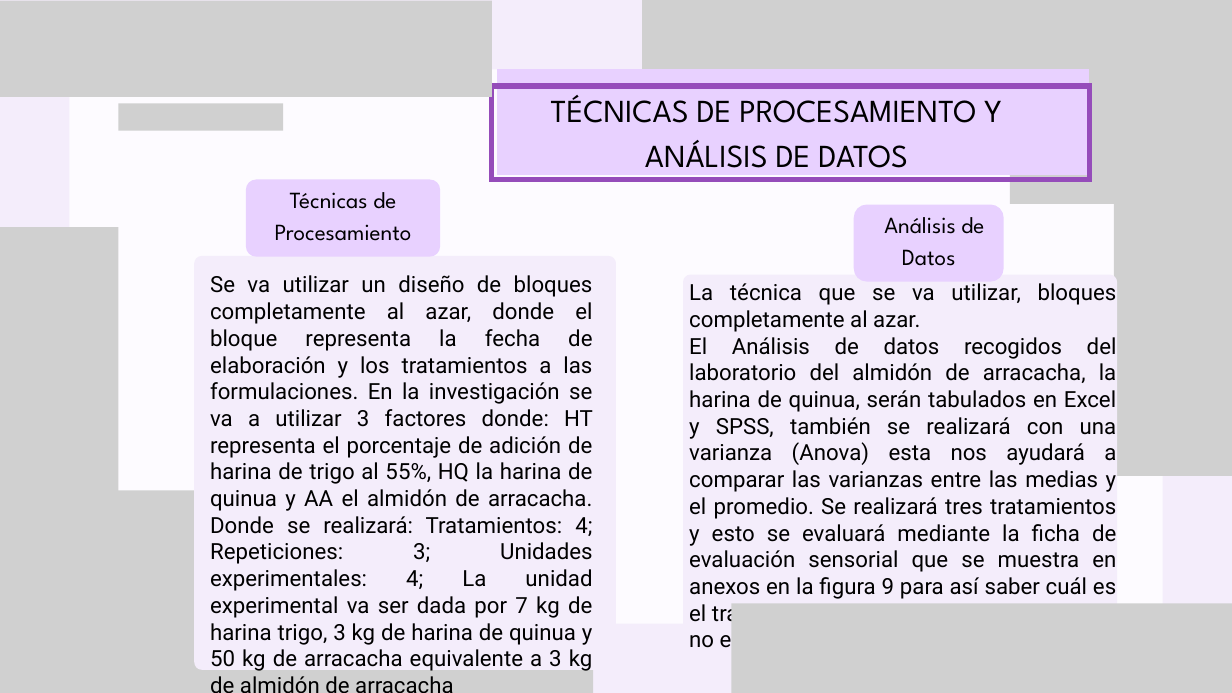
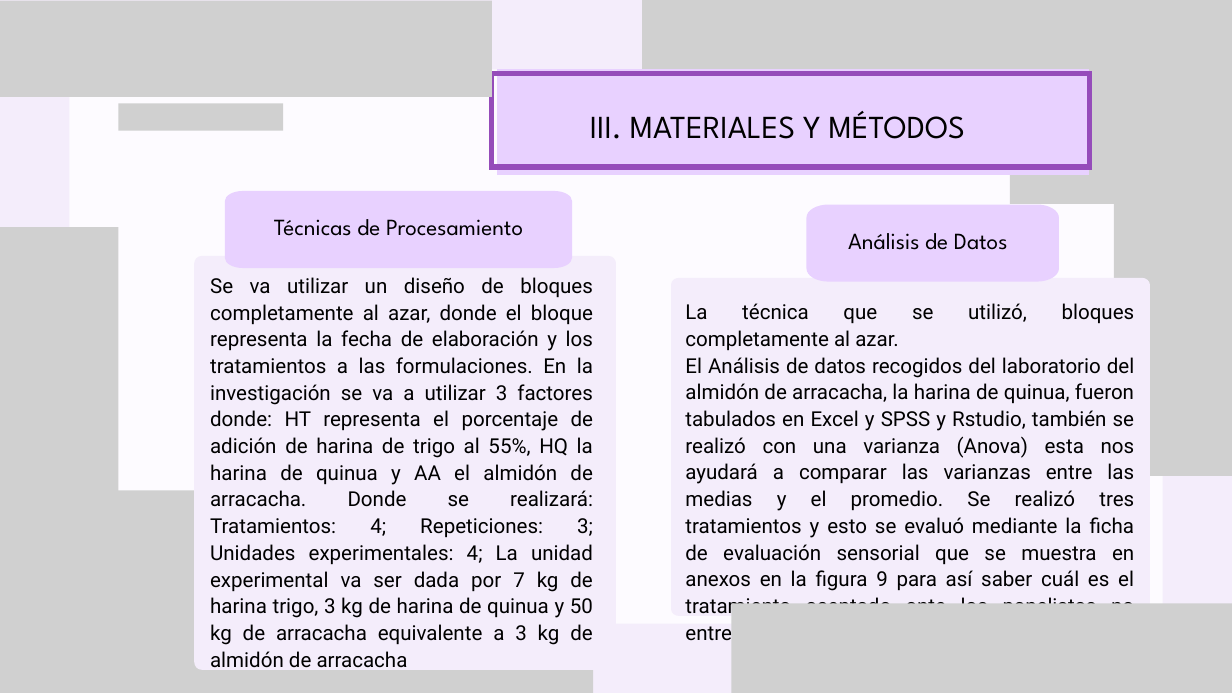
Before and after one commit to Rociom570/Datos-Unidad-II, a slide deck: slide 4 of Tarea II.pptx (slide 6 before the commit). Drawn at 1232x693 pixels with LibreOffice and Linux fonts; fonts in the diff are those of the drawing; grey boxes stand for pictures. Boxes give left, top, right and bottom in pixels: in the first picture for what was removed or moved away, otherwise in the second. Text is boxed around its words. In the diff, an @@ line names an element or a change of style, - is before the commit and + after.

```diff
--- a/Tarea II.pptx
+++ b/Tarea II.pptx
@@ freeform shape: place and size @@
-freeform shape at box(492, 86, 1089, 180)
+freeform shape at box(492, 73, 1089, 167)
@@ text at box(590, 111, 965, 139): text changed @@
-TÉCNICAS DE PROCESAMIENTO Y ANÁLISIS DE DATOS
+III. MATERIALES Y MÉTODOS
@@ text "Técnicas de Procesamiento" rewrapped from box(275, 192, 412, 241) to box(274, 219, 523, 236) @@
@@ freeform shape: place and size @@
-freeform shape at box(246, 179, 440, 256)
+freeform shape at box(225, 191, 572, 268)
@@ text "Análisis de Datos" rewrapped from box(884, 217, 984, 266) to box(848, 233, 1008, 250) @@
@@ freeform shape: place and size @@
-freeform shape at box(854, 205, 1003, 282)
+freeform shape at box(806, 205, 1059, 282)
@@ text "Se va utilizar un diseño ..." at box(210, 277, 593, 673): size 26 to 24 pt @@
@@ freeform shape: place and size @@
-freeform shape at box(683, 275, 1117, 642)
+freeform shape at box(671, 278, 1149, 616)
@@ text at box(685, 303, 1135, 591): text changed; size 26 to 24 pt @@
-La técnica que se va utilizar, bloques completamente al azar.
-El Análisis de datos recogidos del laboratorio del almidón de arracacha, la harina de quinua, serán tabulados en Excel y SPSS, también se realizará con una varianza (Anova) esta nos ayudará a comparar las varianzas entre las medias y el promedio. Se realizará tres tratamientos y esto se evaluará mediante la ficha de evaluación sensorial que se muestra en anexos en la figura 9 para así saber cuál es el tratamiento aceptado ante los panelistas no entrenados
+La técnica que se utilizó, bloques completamente al azar.
+El Análisis de datos recogidos del laboratorio del almidón de arracacha, la harina de quinua, fueron tabulados en Excel y SPSS y Rstudio, también se realizó con una varianza (Anova) esta nos ayudará a comparar las varianzas entre las medias y el promedio. Se realizó tres tratamientos y esto se evaluó mediante la ficha de evaluación sensorial que se muestra en anexos en la figura 9 para así saber cuál es el tratamiento aceptado ante los panelistas no entrenados
```
Also in this commit, not shown: 5 other slides changed, 6 slides added, 4 slides removed, 4 other files.
